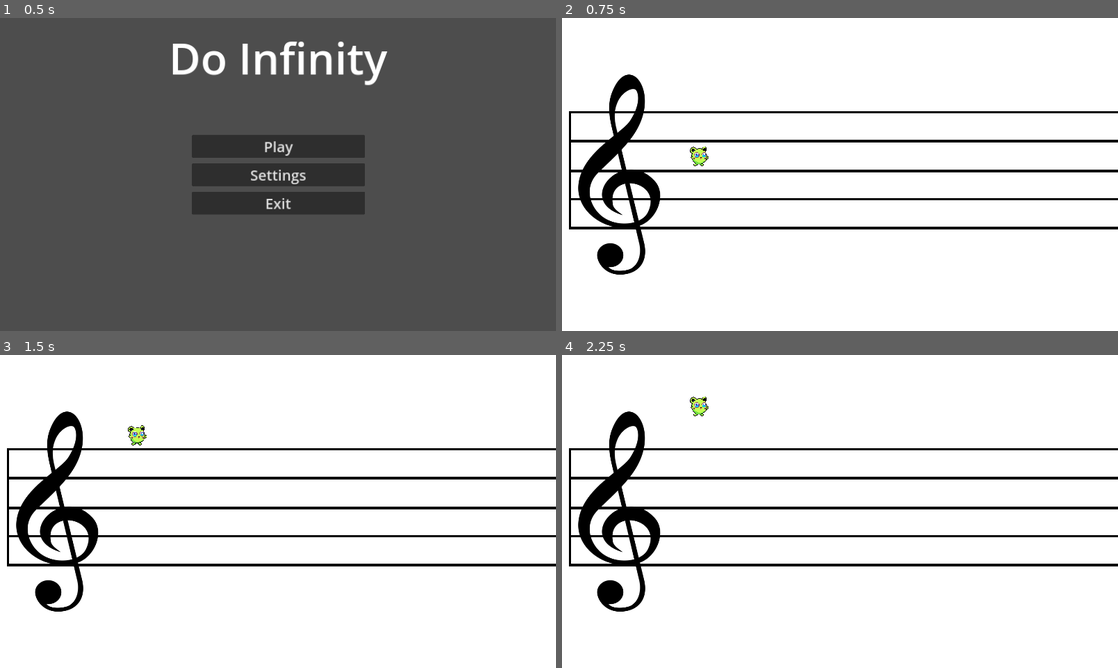
Above: before the commit, frames 1-4 (two rows, left to right).
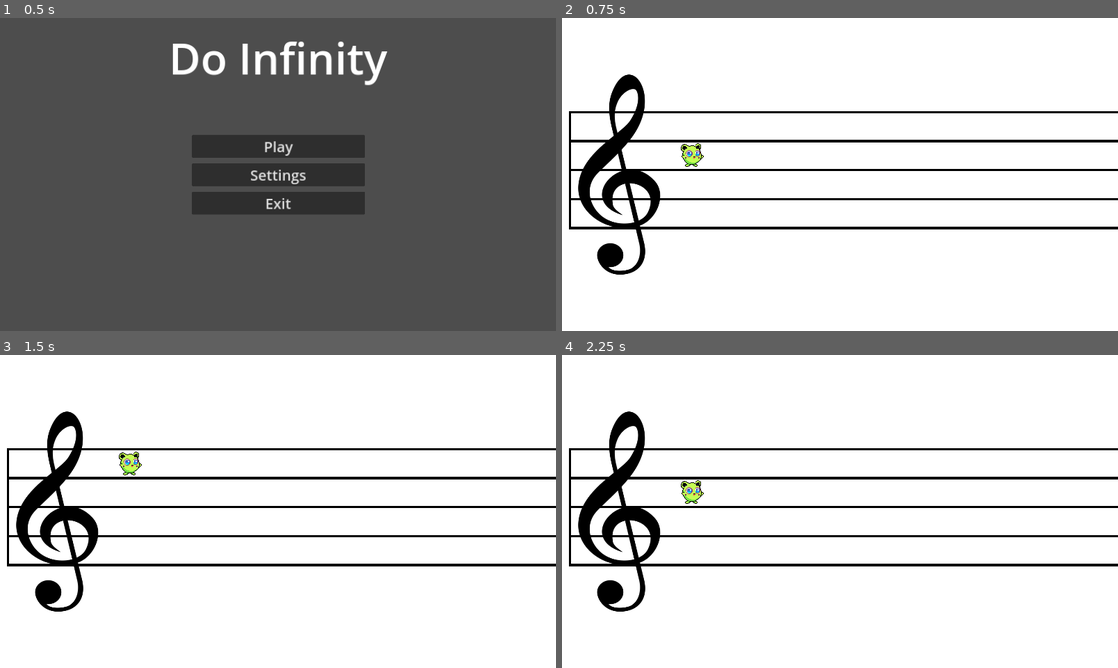
Above: after the commit, the same moments.

Repository: Paco-Gillet/Do-Infinity
Game: Godot game, scene res://scenes/menu/menuDebut.tscn
The game is run twice, just before and just after one commit, with the same random seed, the same clock (stepped at 60 frames per second) and the same inputs.
Inputs:
- Up to frame 1 (0.5 s): no input
- Up to frame 2 (0.75 s): click "Play" at 0.5 s
- Up to frame 3 (1.5 s): tap Enter at 1.25 s; hold W (move_up) from 1.28 s (still down)
- Up to frame 4 (2.25 s): release W (move_up) at 2.03 s; hold S (move_down) from 2.03 s (still down)

Frame 1 is identical in both runs. In frame 2, 0.9% of the frame differs, in the area x 1-100%, y 40-50%; in frame 3, 1.0%, in the area x 1-100%, y 22-50%; in frame 4, 1.0%.

Commit message:
Ajout déplacements du joueur

Diff:
--- a/scenes/Joueur.tscn
+++ b/scenes/Joueur.tscn
@@ -18,17 +18,16 @@
 radius = 59.0339
 
 [node name="Player" type="Area2D"]
-position = Vector2(454, 422)
+position = Vector2(454, 475)
 script = ExtResource("1_ys1rn")
 
 [node name="AnimatedSprite2D" type="AnimatedSprite2D" parent="."]
 texture_filter = 1
-position = Vector2(-25, -23)
+position = Vector2(0.436005, -1)
 scale = Vector2(0.477, 0.5)
 sprite_frames = SubResource("SpriteFrames_xovnx")
 
 [node name="CollisionShape2D" type="CollisionShape2D" parent="."]
-position = Vector2(-26, -22)
 scale = Vector2(0.5, 0.5)
 shape = SubResource("CircleShape2D_e4klt")
 metadata/_edit_group_ = true
--- a/scenes/Scene_partition.tscn
+++ b/scenes/Scene_partition.tscn
@@ -25,7 +25,7 @@
 texture = ExtResource("3_pn1sh")
 
 [node name="BarreNoireSi" type="Sprite2D" parent="."]
-position = Vector2(958, 528)
+position = Vector2(958, 525)
 scale = Vector2(7.8, 0.03)
 texture = ExtResource("3_pn1sh")
 
@@ -45,7 +45,7 @@
 texture = ExtResource("3_pn1sh")
 
 [node name="StartPosition" type="Marker2D" parent="."]
-position = Vector2(500, 500)
+position = Vector2(450, 475)
 
 [node name="ScoreTimer" type="Timer" parent="."]
 wait_time = 0.1
@@ -80,3 +80,5 @@
 texture = ExtResource("1_c4hj6")
 
 [node name="Player" parent="." instance=ExtResource("2_5wjvc")]
+position = Vector2(450, 475)
+scale = Vector2(1.2, 1.2)
--- a/scripts/player.gd
+++ b/scripts/player.gd
@@ -11,26 +11,25 @@
 	show()
 	$CollisionShape2D.disabled = false
 
-@export var speed = 1000
+@export var positions_y := [425 - 50, 525 - 50, 625 - 50, 725 - 50] # Les positions entre les barres noires
+var current_index := 1  # Position initiale
+var target_y := 0  # Cible verticale
 var screen_size
 
 func _ready():
 	screen_size = get_viewport_rect().size
+	target_y = positions_y[current_index]  # Position initiale
+	position.y = target_y
 
 func _process(delta):
-	var velocity = Vector2.ZERO
-	if Input.is_action_pressed("escape"):
+	if Input.is_action_just_pressed("move_up") and current_index > 0:
+		current_index -= 1
+		target_y = positions_y[current_index]
+	elif Input.is_action_just_pressed("move_down") and current_index < positions_y.size() - 1:
+		current_index += 1
+		target_y = positions_y[current_index]
+
+	position.y = lerp(position.y, float(target_y), 20 * delta)
+
+	if Input.is_action_just_pressed("escape"):
 		get_tree().change_scene_to_file("res://scenes/menu/menuDebut.tscn")
-	if Input.is_action_pressed("move_up"):
-		velocity.y -= 1
-	if Input.is_action_pressed("move_down"):
-		velocity.y +=1
-
-	if velocity.length() > 0:
-		velocity = velocity.normalized() * speed;
-		$AnimatedSprite2D.play()
-	else:
-		$AnimatedSprite2D.stop()
-
-	position += velocity * delta
-	position = position.clamp(Vector2.ZERO, screen_size)
